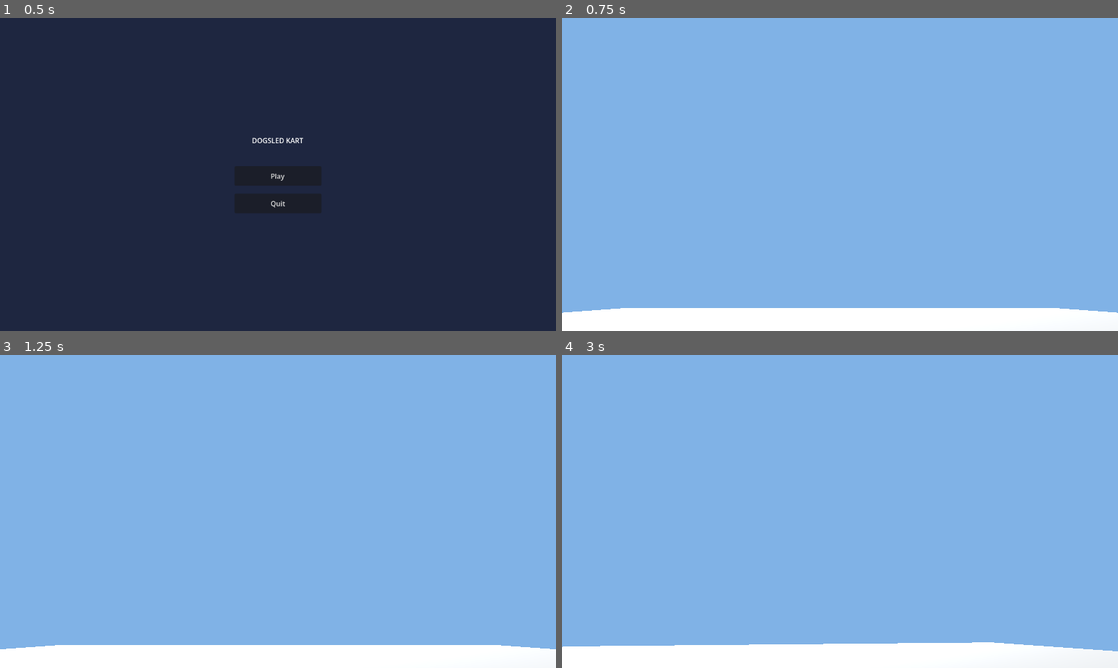
Above: before the commit, frames 1-4 (two rows, left to right).
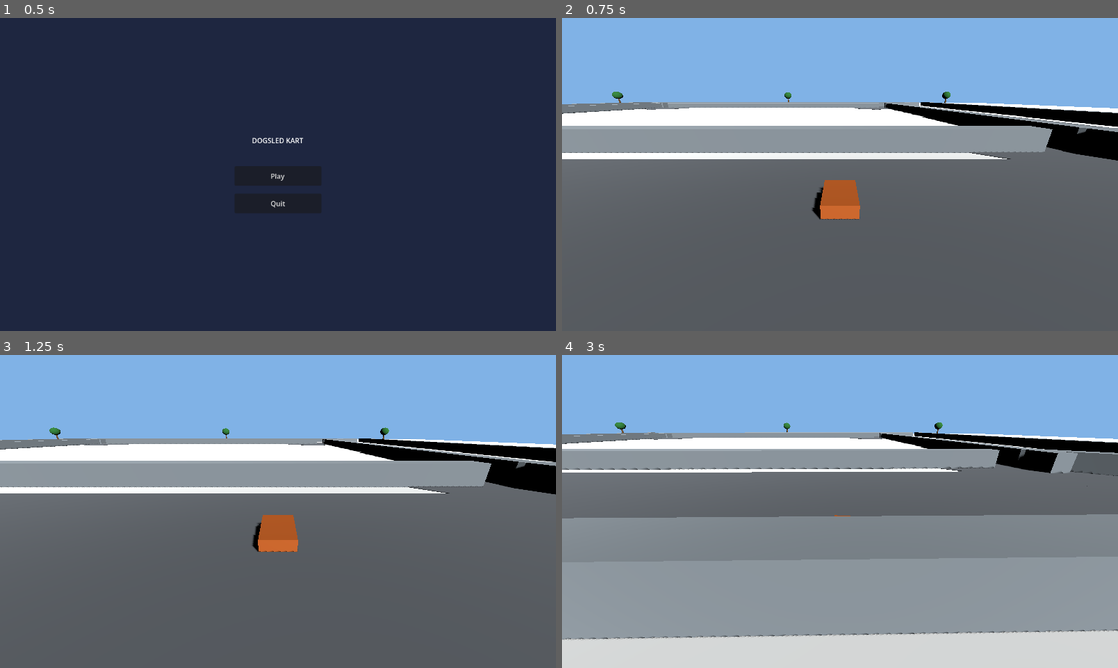
Above: after the commit, the same moments.

Repository: adkf37/Video_Game_Test2
Game: Godot game, scene res://scenes/ui/MainMenu.tscn
Two runs of this game, one before a commit and one after it. Both use one fixed random seed, a clock stepped at 60 frames per second and the inputs below.
Inputs:
- Up to frame 1 (0.5 s): no input
- Up to frame 2 (0.75 s): click "Play" at 0.5 s
- Up to frame 3 (1.25 s): no input
- Up to frame 4 (3 s): hold D (turn_right) 1.28-2.03 s; hold S (move_back) 2.03-2.78 s; hold D (turn_right) from 2.78 s (still down)

Frame 1 is identical in both runs. In frame 2, 73% of the frame differs, in the area x 0-100%, y 23-100%; in frame 3, 73%; in frame 4, 75%, in the area x 0-100%, y 21-100%.

Commit message:
phase 03 and 04

Diff:
--- a/godot/scenes/main/Main.tscn
+++ b/godot/scenes/main/Main.tscn
@@ -1,6 +1,8 @@
-[gd_scene load_steps=7 format=3]
+[gd_scene load_steps=5 format=3]
 
 [ext_resource type="PackedScene" path="res://scenes/vehicles/Sled.tscn" id="1"]
+[ext_resource type="PackedScene" path="res://scenes/tracks/Track_Alpine01.tscn" id="2"]
+[ext_resource type="Script" path="res://scripts/camera/ChaseCamera.gd" id="3"]
 
 [sub_resource type="Sky" id="sky"]
 
@@ -11,16 +13,6 @@
 ambient_light_source = 3
 ambient_light_color = Color(0.9, 0.95, 1, 1)
 ambient_light_energy = 1.0
-
-[sub_resource type="StandardMaterial3D" id="sub_ground_mat"]
-albedo_color = Color(0.9, 0.93, 0.97, 1)
-
-[sub_resource type="PlaneMesh" id="sub_plane"]
-size = Vector2(200, 200)
-material = SubResource("sub_ground_mat")
-
-[sub_resource type="BoxShape3D" id="sub_ground_collision"]
-size = Vector3(200, 0.1, 200)
 
 [node name="Main" type="Node3D"]
 
@@ -33,14 +25,13 @@
 light_energy = 1.5
 shadow_enabled = true
 
-[node name="Ground" type="StaticBody3D" parent="."]
-
-[node name="GroundMesh" type="MeshInstance3D" parent="Ground"]
-mesh = SubResource("sub_plane")
-
-[node name="GroundCollision" type="CollisionShape3D" parent="Ground"]
-transform = Transform3D(1, 0, 0, 0, 1, 0, 0, 0, 1, 0, -0.05, 0)
-shape = SubResource("sub_ground_collision")
+[node name="Track" parent="." instance=ExtResource("2")]
 
 [node name="PlayerSled" parent="." instance=ExtResource("1")]
-transform = Transform3D(1, 0, 0, 0, 1, 0, 0, 0, 1, 0, 0.5, 0)
+transform = Transform3D(1, 0, 0, 0, 1, 0, 0, 0, 1, 30, 0.5, 50)
+
+[node name="ChaseCamera" type="Camera3D" parent="."]
+transform = Transform3D(1, 0, 0, 0, 0.866, -0.5, 0, 0.5, 0.866, 30, 6, 62)
+current = true
+fov = 75.0
+script = ExtResource("3")
--- /dev/null
+++ b/godot/scenes/tracks/Track_Alpine01.tscn
@@ -0,0 +1,296 @@
+[gd_scene load_steps=12 format=3]
+
+[sub_resource type="StandardMaterial3D" id="mat_snow"]
+albedo_color = Color(0.92, 0.95, 0.98, 1)
+
+[sub_resource type="StandardMaterial3D" id="mat_road"]
+albedo_color = Color(0.35, 0.38, 0.42, 1)
+
+[sub_resource type="StandardMaterial3D" id="mat_wall"]
+albedo_color = Color(0.5, 0.55, 0.6, 1)
+
+[sub_resource type="StandardMaterial3D" id="mat_tree_trunk"]
+albedo_color = Color(0.4, 0.28, 0.15, 1)
+
+[sub_resource type="StandardMaterial3D" id="mat_tree_leaves"]
+albedo_color = Color(0.15, 0.45, 0.2, 1)
+
+[sub_resource type="PlaneMesh" id="ground_mesh"]
+size = Vector2(300, 250)
+material = SubResource("mat_snow")
+
+[sub_resource type="BoxShape3D" id="ground_shape"]
+size = Vector3(300, 0.2, 250)
+
+[sub_resource type="BoxMesh" id="wall_mesh"]
+size = Vector3(1, 2, 1)
+material = SubResource("mat_wall")
+
+[sub_resource type="CylinderMesh" id="trunk_mesh"]
+top_radius = 0.3
+bottom_radius = 0.4
+height = 4.0
+material = SubResource("mat_tree_trunk")
+
+[sub_resource type="SphereMesh" id="leaves_mesh"]
+radius = 2.0
+height = 3.5
+material = SubResource("mat_tree_leaves")
+
+[sub_resource type="BoxMesh" id="road_mesh"]
+size = Vector3(1, 0.05, 1)
+material = SubResource("mat_road")
+
+[node name="Track_Alpine01" type="Node3D"]
+
+[node name="Ground" type="StaticBody3D" parent="."]
+[node name="GroundMesh" type="MeshInstance3D" parent="Ground"]
+mesh = SubResource("ground_mesh")
+[node name="GroundCollision" type="CollisionShape3D" parent="Ground"]
+transform = Transform3D(1, 0, 0, 0, 1, 0, 0, 0, 1, 0, -0.1, 0)
+shape = SubResource("ground_shape")
+
+; ────────────────────────────────────────────────────
+; ROAD SURFACE — Oval loop: 2 straights + 4 curved corners
+; Track flows: Start → South straight → SW corner → West straight-ish
+;   → NW corner → North straight → NE corner → East straight → SE corner → back to Start
+; ────────────────────────────────────────────────────
+
+[node name="Road" type="Node3D" parent="."]
+
+; Bottom straight (south side, along X axis)
+[node name="Straight_South" type="MeshInstance3D" parent="Road"]
+transform = Transform3D(1, 0, 0, 0, 1, 0, 0, 0, 1, 0, 0.03, 50)
+mesh = SubResource("road_mesh")
+scale = Vector3(120, 1, 14)
+
+; Top straight (north side)
+[node name="Straight_North" type="MeshInstance3D" parent="Road"]
+transform = Transform3D(1, 0, 0, 0, 1, 0, 0, 0, 1, 0, 0.03, -50)
+mesh = SubResource("road_mesh")
+scale = Vector3(120, 1, 14)
+
+; Left straight (west side, along Z axis)
+[node name="Straight_West" type="MeshInstance3D" parent="Road"]
+transform = Transform3D(1, 0, 0, 0, 1, 0, 0, 0, 1, -65, 0.03, 0)
+mesh = SubResource("road_mesh")
+scale = Vector3(14, 1, 120)
+
+; Right straight (east side)
+[node name="Straight_East" type="MeshInstance3D" parent="Road"]
+transform = Transform3D(1, 0, 0, 0, 1, 0, 0, 0, 1, 65, 0.03, 0)
+mesh = SubResource("road_mesh")
+scale = Vector3(14, 1, 120)
+
+; Corner road fills (45-degree patches at each corner)
+[node name="Corner_SW" type="MeshInstance3D" parent="Road"]
+transform = Transform3D(0.707, 0, 0.707, 0, 1, 0, -0.707, 0, 0.707, -50, 0.03, 40)
+mesh = SubResource("road_mesh")
+scale = Vector3(30, 1, 14)
+
+[node name="Corner_NW" type="MeshInstance3D" parent="Road"]
+transform = Transform3D(0.707, 0, -0.707, 0, 1, 0, 0.707, 0, 0.707, -50, 0.03, -40)
+mesh = SubResource("road_mesh")
+scale = Vector3(30, 1, 14)
+
+[node name="Corner_NE" type="MeshInstance3D" parent="Road"]
+transform = Transform3D(0.707, 0, 0.707, 0, 1, 0, -0.707, 0, 0.707, 50, 0.03, -40)
+mesh = SubResource("road_mesh")
+scale = Vector3(30, 1, 14)
+
+[node name="Corner_SE" type="MeshInstance3D" parent="Road"]
+transform = Transform3D(0.707, 0, -0.707, 0, 1, 0, 0.707, 0, 0.707, 50, 0.03, 40)
+mesh = SubResource("road_mesh")
+scale = Vector3(30, 1, 14)
+
+; ────────────────────────────────────────────────────
+; WALLS — Outer boundary + Inner boundary
+; ────────────────────────────────────────────────────
+
+[node name="Walls" type="Node3D" parent="."]
+
+; === OUTER WALLS ===
+; South outer
+[node name="OuterWall_S" type="StaticBody3D" parent="Walls"]
+transform = Transform3D(1, 0, 0, 0, 1, 0, 0, 0, 1, 0, 1, 60)
+[node name="Mesh" type="MeshInstance3D" parent="Walls/OuterWall_S"]
+mesh = SubResource("wall_mesh")
+scale = Vector3(140, 1, 2)
+[node name="Col" type="CollisionShape3D" parent="Walls/OuterWall_S"]
+shape = SubResource("ground_shape")
+scale = Vector3(0.467, 10, 0.008)
+
+; North outer
+[node name="OuterWall_N" type="StaticBody3D" parent="Walls"]
+transform = Transform3D(1, 0, 0, 0, 1, 0, 0, 0, 1, 0, 1, -60)
+[node name="Mesh" type="MeshInstance3D" parent="Walls/OuterWall_N"]
+mesh = SubResource("wall_mesh")
+scale = Vector3(140, 1, 2)
+[node name="Col" type="CollisionShape3D" parent="Walls/OuterWall_N"]
+shape = SubResource("ground_shape")
+scale = Vector3(0.467, 10, 0.008)
+
+; West outer
+[node name="OuterWall_W" type="StaticBody3D" parent="Walls"]
+transform = Transform3D(1, 0, 0, 0, 1, 0, 0, 0, 1, -77, 1, 0)
+[node name="Mesh" type="MeshInstance3D" parent="Walls/OuterWall_W"]
+mesh = SubResource("wall_mesh")
+scale = Vector3(2, 1, 130)
+[node name="Col" type="CollisionShape3D" parent="Walls/OuterWall_W"]
+shape = SubResource("ground_shape")
+scale = Vector3(0.007, 10, 0.52)
+
+; East outer
+[node name="OuterWall_E" type="StaticBody3D" parent="Walls"]
+transform = Transform3D(1, 0, 0, 0, 1, 0, 0, 0, 1, 77, 1, 0)
+[node name="Mesh" type="MeshInstance3D" parent="Walls/OuterWall_E"]
+mesh = SubResource("wall_mesh")
+scale = Vector3(2, 1, 130)
+[node name="Col" type="CollisionShape3D" parent="Walls/OuterWall_E"]
+shape = SubResource("ground_shape")
+scale = Vector3(0.007, 10, 0.52)
+
+; === INNER WALLS (oval center island) ===
+; South inner
+[node name="InnerWall_S" type="StaticBody3D" parent="Walls"]
+transform = Transform3D(1, 0, 0, 0, 1, 0, 0, 0, 1, 0, 1, 40)
+[node name="Mesh" type="MeshInstance3D" parent="Walls/InnerWall_S"]
+mesh = SubResource("wall_mesh")
+scale = Vector3(95, 1, 2)
+[node name="Col" type="CollisionShape3D" parent="Walls/InnerWall_S"]
+shape = SubResource("ground_shape")
+scale = Vector3(0.317, 10, 0.008)
+
+; North inner
+[node name="InnerWall_N" type="StaticBody3D" parent="Walls"]
+transform = Transform3D(1, 0, 0, 0, 1, 0, 0, 0, 1, 0, 1, -40)
+[node name="Mesh" type="MeshInstance3D" parent="Walls/InnerWall_N"]
+mesh = SubResource("wall_mesh")
+scale = Vector3(95, 1, 2)
+[node name="Col" type="CollisionShape3D" parent="Walls/InnerWall_N"]
+shape = SubResource("ground_shape")
+scale = Vector3(0.317, 10, 0.008)
+
+; West inner
+[node name="InnerWall_W" type="StaticBody3D" parent="Walls"]
+transform = Transform3D(1, 0, 0, 0, 1, 0, 0, 0, 1, -52, 1, 0)
+[node name="Mesh" type="MeshInstance3D" parent="Walls/InnerWall_W"]
+mesh = SubResource("wall_mesh")
+scale = Vector3(2, 1, 88)
+[node name="Col" type="CollisionShape3D" parent="Walls/InnerWall_W"]
+shape = SubResource("ground_shape")
+scale = Vector3(0.007, 10, 0.352)
+
+; East inner
+[node name="InnerWall_E" type="StaticBody3D" parent="Walls"]
+transform = Transform3D(1, 0, 0, 0, 1, 0, 0, 0, 1, 52, 1, 0)
+[node name="Mesh" type="MeshInstance3D" parent="Walls/InnerWall_E"]
+mesh = SubResource("wall_mesh")
+scale = Vector3(2, 1, 88)
+[node name="Col" type="CollisionShape3D" parent="Walls/InnerWall_E"]
+shape = SubResource("ground_shape")
+scale = Vector3(0.007, 10, 0.352)
+
+; === OUTER CORNER WALLS (diagonal) ===
+[node name="OuterWall_SW" type="StaticBody3D" parent="Walls"]
+transform = Transform3D(0.707, 0, 0.707, 0, 1, 0, -0.707, 0, 0.707, -62, 1, 50)
+[node name="Mesh" type="MeshInstance3D" parent="Walls/OuterWall_SW"]
+mesh = SubResource("wall_mesh")
+scale = Vector3(30, 1, 2)
+[node name="Col" type="CollisionShape3D" parent="Walls/OuterWall_SW"]
+shape = SubResource("ground_shape")
+scale = Vector3(0.1, 10, 0.008)
+
+[node name="OuterWall_NW" type="StaticBody3D" parent="Walls"]
+transform = Transform3D(0.707, 0, -0.707, 0, 1, 0, 0.707, 0, 0.707, -62, 1, -50)
+[node name="Mesh" type="MeshInstance3D" parent="Walls/OuterWall_NW"]
+mesh = SubResource("wall_mesh")
+scale = Vector3(30, 1, 2)
+[node name="Col" type="CollisionShape3D" parent="Walls/OuterWall_NW"]
+shape = SubResource("ground_shape")
+scale = Vector3(0.1, 10, 0.008)
+
+[node name="OuterWall_NE" type="StaticBody3D" parent="Walls"]
+transform = Transform3D(0.707, 0, 0.707, 0, 1, 0, -0.707, 0, 0.707, 62, 1, -50)
+[node name="Mesh" type="MeshInstance3D" parent="Walls/OuterWall_NE"]
+mesh = SubResource("wall_mesh")
+scale = Vector3(30, 1, 2)
+[node name="Col" type="CollisionShape3D" parent="Walls/OuterWall_NE"]
+shape = SubResource("ground_shape")
+scale = Vector3(0.1, 10, 0.008)
+
+[node name="OuterWall_SE" type="StaticBody3D" parent="Walls"]
+transform = Transform3D(0.707, 0, -0.707, 0, 1, 0, 0.707, 0, 0.707, 62, 1, 50)
+[node name="Mesh" type="MeshInstance3D" parent="Walls/OuterWall_SE"]
+mesh = SubResource("wall_mesh")
+scale = Vector3(30, 1, 2)
+[node name="Col" type="CollisionShape3D" parent="Walls/OuterWall_SE"]
+shape = SubResource("ground_shape")
+scale = Vector3(0.1, 10, 0.008)
+
+; ────────────────────────────────────────────────────
+; LANDMARKS — Trees around the outside for navigation
+; ────────────────────────────────────────────────────
+
+[node name="Landmarks" type="Node3D" parent="."]
+
+[node name="Tree_01" type="Node3D" parent="Landmarks"]
+transform = Transform3D(1, 0, 0, 0, 1, 0, 0, 0, 1, -85, 0, 55)
+[node name="Trunk" type="MeshInstance3D" parent="Landmarks/Tree_01"]
+transform = Transform3D(1, 0, 0, 0, 1, 0, 0, 0, 1, 0, 2, 0)
+mesh = SubResource("trunk_mesh")
+[node name="Leaves" type="MeshInstance3D" parent="Landmarks/Tree_01"]
+transform = Transform3D(1, 0, 0, 0, 1, 0, 0, 0, 1, 0, 5.5, 0)
+mesh = SubResource("leaves_mesh")
+
+[node name="Tree_02" type="Node3D" parent="Landmarks"]
+transform = Transform3D(1, 0, 0, 0, 1, 0, 0, 0, 1, -85, 0, -55)
+[node name="Trunk" type="MeshInstance3D" parent="Landmarks/Tree_02"]
+transform = Transform3D(1, 0, 0, 0, 1, 0, 0, 0, 1, 0, 2, 0)
+mesh = SubResource("trunk_mesh")
+[node name="Leaves" type="MeshInstance3D" parent="Landmarks/Tree_02"]
+transform = Transform3D(1, 0, 0, 0, 1, 0, 0, 0, 1, 0, 5.5, 0)
+mesh = SubResource("leaves_mesh")
+
+[node name="Tree_03" type="Node3D" parent="Landmarks"]
+transform = Transform3D(1, 0, 0, 0, 1, 0, 0, 0, 1, 85, 0, 55)
+[node name="Trunk" type="MeshInstance3D" parent="Landmarks/Tree_03"]
+transform = Transform3D(1, 0, 0, 0, 1, 0, 0, 0, 1, 0, 2, 0)
+mesh = SubResource("trunk_mesh")
+[node name="Leaves" type="MeshInstance3D" parent="Landmarks/Tree_03"]
+transform = Transform3D(1, 0, 0, 0, 1, 0, 0, 0, 1, 0, 5.5, 0)
+mesh = SubResource("leaves_mesh")
+
+[node name="Tree_04" type="Node3D" parent="Landmarks"]
+transform = Transform3D(1, 0, 0, 0, 1, 0, 0, 0, 1, 85, 0, -55)
+[node name="Trunk" type="MeshInstance3D" parent="Landmarks/Tree_04"]
+transform = Transform3D(1, 0, 0, 0, 1, 0, 0, 0, 1, 0, 2, 0)
+mesh = SubResource("trunk_mesh")
+[node name="Leaves" type="MeshInstance3D" parent="Landmarks/Tree_04"]
+transform = Transform3D(1, 0, 0, 0, 1, 0, 0, 0, 1, 0, 5.5, 0)
+mesh = SubResource("leaves_mesh")
+
+[node name="Tree_05" type="Node3D" parent="Landmarks"]
+transform = Transform3D(1, 0, 0, 0, 1, 0, 0, 0, 1, 0, 0, 68)
+[node name="Trunk" type="MeshInstance3D" parent="Landmarks/Tree_05"]
+transform = Transform3D(1, 0, 0, 0, 1, 0, 0, 0, 1, 0, 2, 0)
+mesh = SubResource("trunk_mesh")
+[node name="Leaves" type="MeshInstance3D" parent="Landmarks/Tree_05"]
+transform = Transform3D(1, 0, 0, 0, 1, 0, 0, 0, 1, 0, 5.5, 0)
+mesh = SubResource("leaves_mesh")
+
+[node name="Tree_06" type="Node3D" parent="Landmarks"]
+transform = Transform3D(1, 0, 0, 0, 1, 0, 0, 0, 1, 0, 0, -68)
+[node name="Trunk" type="MeshInstance3D" parent="Landmarks/Tree_06"]
+transform = Transform3D(1, 0, 0, 0, 1, 0, 0, 0, 1, 0, 2, 0)
+mesh = SubResource("trunk_mesh")
+[node name="Leaves" type="MeshInstance3D" parent="Landmarks/Tree_06"]
+transform = Transform3D(1, 0, 0, 0, 1, 0, 0, 0, 1, 0, 5.5, 0)
+mesh = SubResource("leaves_mesh")
+
+; ────────────────────────────────────────────────────
+; START / FINISH marker
+; ────────────────────────────────────────────────────
+
+[node name="StartFinish" type="Node3D" parent="."]
+transform = Transform3D(1, 0, 0, 0, 1, 0, 0, 0, 1, 30, 0, 50)
--- a/godot/scenes/vehicles/Sled.tscn
+++ b/godot/scenes/vehicles/Sled.tscn
@@ -23,7 +23,5 @@
 [node name="CollisionShape3D" type="CollisionShape3D" parent="."]
 shape = SubResource("sub_shape")
 
-[node name="Camera3D" type="Camera3D" parent="."]
-transform = Transform3D(1, 0, 0, 0, 0.866, -0.5, 0, 0.5, 0.866, 0, 6, 12)
-current = true
-fov = 75.0
+[node name="CameraAnchor" type="Node3D" parent="."]
+transform = Transform3D(1, 0, 0, 0, 1, 0, 0, 0, 1, 0, 2, 4)
--- /dev/null
+++ b/godot/scripts/camera/ChaseCamera.gd
@@ -0,0 +1,64 @@
+extends Camera3D
+## Smooth third-person chase camera.
+## Follows a target node (the sled) with lerp-based smoothing
+## and optional velocity look-ahead.
+
+# ── Tunables ─────────────────────────────────────────────
+@export var distance : float = 8.0    ## How far behind the target
+@export var height   : float = 4.0    ## How far above the target
+@export var follow_smooth  : float = 5.0   ## Position lerp speed
+@export var rotate_smooth  : float = 4.0   ## Rotation lerp speed
+@export var lookahead_amount : float = 2.0  ## Look-ahead based on velocity
+
+# ── References ───────────────────────────────────────────
+@export var target_path: NodePath = ""
+var target: Node3D = null
+
+func _ready() -> void:
+	set_as_top_level(true)  # Detach from parent so we can smooth-follow independently
+	# Auto-find sled if no target_path set
+	if target_path != NodePath(""):
+		target = get_node(target_path)
+	else:
+		# Search for the PlayerSled in the scene tree
+		await get_tree().process_frame
+		var sled = get_tree().root.find_child("PlayerSled", true, false)
+		if sled:
+			target = sled
+	if target:
+		_snap_to_target()
+		print("[ChaseCamera] Following: ", target.name)
+	else:
+		push_warning("[ChaseCamera] No target found!")
+
+func _snap_to_target() -> void:
+	# Snap to initial position immediately (no lerp on first frame)
+	if target:
+		var target_pos = target.global_position
+		var back = target.global_basis.z.normalized()
+		global_position = target_pos + back * distance + Vector3.UP * height
+		look_at(target_pos + Vector3.UP * 1.0, Vector3.UP)
+
+func _physics_process(delta: float) -> void:
+	if not target:
+		return
+
+	var target_pos = target.global_position
+
+	# ── Desired camera position: behind + above target ───
+	var back_dir = target.global_basis.z.normalized()  # sled's +Z is backward
+	var desired_pos = target_pos + back_dir * distance + Vector3.UP * height
+
+	# ── Velocity look-ahead ──────────────────────────────
+	if target is CharacterBody3D:
+		var vel = target.velocity
+		var horizontal_vel = Vector3(vel.x, 0, vel.z)
+		desired_pos += horizontal_vel.normalized() * lookahead_amount * clampf(horizontal_vel.length() / 20.0, 0.0, 1.0)
+
+	# ── Smooth follow position ───────────────────────────
+	global_position = global_position.lerp(desired_pos, follow_smooth * delta)
+
+	# ── Smooth look-at ───────────────────────────────────
+	var look_target = target_pos + Vector3.UP * 1.0
+	var desired_transform = global_transform.looking_at(look_target, Vector3.UP)
+	global_transform = global_transform.interpolate_with(desired_transform, rotate_smooth * delta)
Not shown, added: godot/scripts/camera/ChaseCamera.gd.uid
Not shown, added: docs/track_building.md
